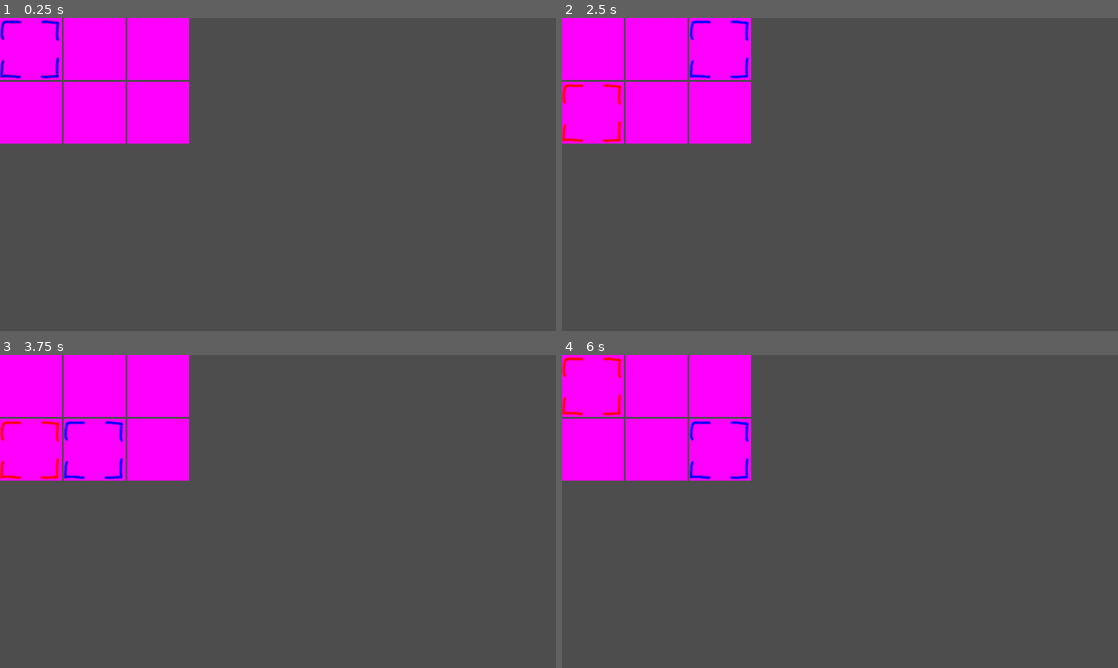
Above: before the commit, frames 1-4 (two rows, left to right).
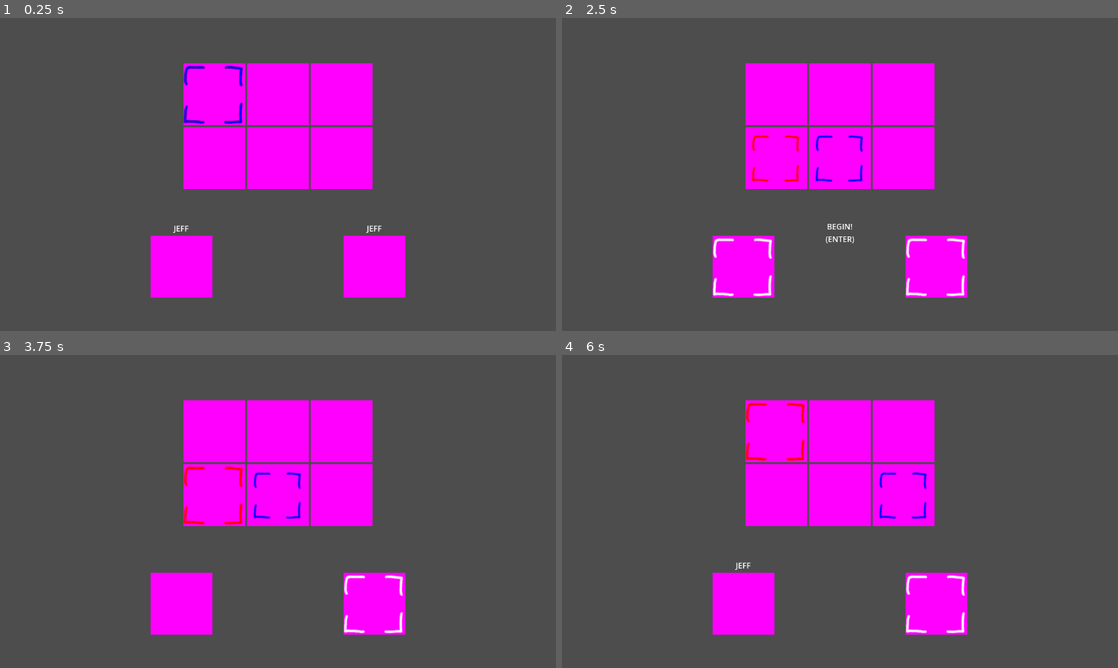
Above: after the commit, the same moments.

Repository: DominickRobinson/CEO-Space-Smackdown
Game: Godot game, scene res://Scenes/Menu/character_select_screen.tscn
Same seed, same stepped clock (60 frames per second), same inputs: the game is played once before the commit and once after it. This scene is started directly instead of the project's main scene.
Inputs:
- Up to frame 1 (0.25 s): no input
- Up to frame 2 (2.5 s): tap Enter (start, bound only after the commit) at 0.5, 2 s; hold Right (move_right) 0.53-1.28 s; hold Page Up (attack1) 0.53-1.28 s; tap Space (jump) at 0.77, 1.07, 1.52, 1.82 s; tap Page Down (attack2) at 0.8, 1.35 s; hold S (ui_down_alt, bound only before the commit) 1.28-2.03 s; tap Down (taunt) at 1.55 s; hold Right (move_right) from 2.03 s (still down); hold Down (taunt) from 2.03 s (still down); tap Q (attack1_alt, bound only after the commit) at 2.3 s
- Up to frame 3 (3.75 s): tap Enter (start, bound only after the commit) at 2.75, 3.5 s; release Right (move_right) at 2.78 s; release Down (taunt) at 2.78 s; hold Up (ui_up) 2.78-3.53 s; tap Q (attack1_alt, bound only after the commit) at 2.85 s; tap Space (jump) at 3.02, 3.32 s; tap E (attack2_alt, bound only after the commit) at 3.05 s; hold Left (move_left) from 3.53 s (still down); hold E (attack2_alt, bound only after the commit) from 3.53 s (still down)
- Up to frame 4 (6 s): tap Space (jump) at 3.77, 4.07, 4.52, 4.55, 4.82 s; tap Enter (start, bound only after the commit) at 3.8, 4.25, 4.35, 5 s; release E (attack2_alt, bound only after the commit) at 4.28 s; release Left (move_left) at 5.03 s; hold S (ui_down_alt, bound only before the commit) 5.03-5.78 s; hold Space (jump) 5.03-5.78 s; tap Page Up (attack1) at 5.3, 5.85 s; hold Right (move_right) from 5.78 s (still down)

The runs differ from the first frame. In frame 1, 31% of the frame differs, in the area x 0-73%, y 0-90%; in frame 2, 31%; in frame 3, 31%; in frame 4, 31%.

Commit message:
can select characters now

Diff:
--- a/Scenes/Menu/CharacterSelectIcon.gd
+++ b/Scenes/Menu/CharacterSelectIcon.gd
@@ -1,4 +1,6 @@
 class_name CharacterSelectIcon
 extends TextureRect
 
-# hold char name here
+# Pass these to level
+@export var character_scene : PackedScene
+@export var character_name : String
--- a/Scenes/Menu/CharacterSelectPointer.gd
+++ b/Scenes/Menu/CharacterSelectPointer.gd
@@ -1,11 +1,19 @@
 class_name CharacterSelectPointer
-extends Node2D
+extends Control
 
 var target : CharacterSelectIcon:
 	set(val):
-		position = val.position
+		$TextureRect.global_position = val.global_position
 		target = val
 	get:
 		return target
 
 var index := 0
+var selected := false
+
+func toggle_selected() -> void:
+	selected = not selected
+	if selected:
+		$TextureRect.scale = Vector2(0.8,0.8)
+	else:
+		$TextureRect.scale = Vector2(1,1)
--- a/Scenes/Menu/CharacterSelectScreen.gd
+++ b/Scenes/Menu/CharacterSelectScreen.gd
@@ -1,15 +1,24 @@
 class_name CharacterSelect
-extends Node2D
+extends Control
 
 @export var pointer_scene : PackedScene
 
+# these are the two boxy select pointer things
 var player_pointers = []
+# and this is bools of whether they've "locked in" a choice
+var player_pointers_selected = []
 
-@onready var grid_container := $GridContainer as GridContainer
+@onready var icon_grid := $IconGrid as GridContainer
 var grid_width : int
 var grid_height : int
 var grid_last_row_count : int
 
+@onready var player_1: VBoxContainer = $BottomBar/Player1
+@onready var player_2: VBoxContainer = $BottomBar/Player2
+
+var player_select_displays = []
+@onready var fight_button: Control = $FightButton
+var all_ready = false
 
 enum Direction {
 	Left,
@@ -20,69 +29,125 @@
 
 func _ready() -> void:
 	# init grid vars
-	var num_chars := grid_container.get_child_count()
-	grid_width = grid_container.columns
+	var num_chars := icon_grid.get_child_count()
+	grid_width = icon_grid.columns
 	grid_height = ceili(num_chars as float / grid_width as float)
 	var count_mod_width := num_chars % grid_width
 	grid_last_row_count = grid_width if count_mod_width == 0 else count_mod_width
 
+	player_select_displays.append(player_1)
+	player_select_displays.append(player_2)
+
 	# Add initial player pointer (could remove later)
-	create_select_pointer(Color.RED)
-	create_select_pointer(Color.BLUE)
+	create_select_pointer(Color.RED, 0)
+	create_select_pointer(Color.BLUE, 1)
 
 
 func _input(event: InputEvent) -> void:
-	if event.is_action_pressed("ui_left"):
+	if event.is_action_pressed("move_left"):
 		# figure out which player this is
 		var player_index := 1
+		if player_pointers_selected[1]:
+			return
 		var new_target := get_new_target_index(player_pointers[player_index].index, Direction.Left)
 		player_pointers[player_index].index = new_target
-		player_pointers[player_index].target = grid_container.get_child(new_target)
-	if event.is_action_pressed("ui_right"):
+		player_pointers[player_index].target = icon_grid.get_child(new_target)
+		player_select_displays[player_index].set_character(icon_grid.get_child(new_target))
+	if event.is_action_pressed("move_right"):
 		var player_index := 1
+		if player_pointers_selected[1]:
+			return
 		var new_target := get_new_target_index(player_pointers[player_index].index, Direction.Right)
 		player_pointers[player_index].index = new_target
-		player_pointers[player_index].target = grid_container.get_child(new_target)
-	if event.is_action_pressed("ui_up"):
+		player_pointers[player_index].target = icon_grid.get_child(new_target)
+		player_select_displays[player_index].set_character(icon_grid.get_child(new_target))
+	if event.is_action_pressed("jump"):
 		var player_index := 1
+		if player_pointers_selected[1]:
+			return
 		var new_target := get_new_target_index(player_pointers[player_index].index, Direction.Up)
 		player_pointers[player_index].index = new_target
-		player_pointers[player_index].target = grid_container.get_child(new_target)
-	if event.is_action_pressed("ui_down"):
+		player_pointers[player_index].target = icon_grid.get_child(new_target)
+		player_select_displays[player_index].set_character(icon_grid.get_child(new_target))
+	if event.is_action_pressed("taunt"):
 		var player_index := 1
+		if player_pointers_selected[1]:
+			return
 		var new_target := get_new_target_index(player_pointers[player_index].index, Direction.Down)
 		player_pointers[player_index].index = new_target
-		player_pointers[player_index].target = grid_container.get_child(new_target)
+		player_pointers[player_index].target = icon_grid.get_child(new_target)
+		player_select_displays[player_index].set_character(icon_grid.get_child(new_target))
+	if event.is_action_pressed("attack1") or event.is_action_pressed("attack2"):
+		var player_index := 1
+		player_pointers[player_index].toggle_selected()
+		player_pointers_selected[player_index] = not player_pointers_selected[player_index]
+		player_select_displays[player_index].select_character(player_pointers_selected[player_index])
+		update_selection_status()
 
-	if event.is_action_pressed("ui_left_alt"):
+	if event.is_action_pressed("move_left_alt"):
 		var player_index = 0
+		if player_pointers_selected[0]:
+			return
 		var new_target := get_new_target_index(player_pointers[player_index].index, Direction.Left)
 		player_pointers[player_index].index = new_target
-		player_pointers[player_index].target = grid_container.get_child(new_target)
-	if event.is_action_pressed("ui_right_alt"):
+		player_pointers[player_index].target = icon_grid.get_child(new_target)
+		player_select_displays[player_index].set_character(icon_grid.get_child(new_target))
+	if event.is_action_pressed("move_right_alt"):
 		var player_index = 0
+		if player_pointers_selected[0]:
+			return
 		var new_target := get_new_target_index(player_pointers[player_index].index, Direction.Right)
 		player_pointers[player_index].index = new_target
-		player_pointers[player_index].target = grid_container.get_child(new_target)
-	if event.is_action_pressed("ui_up_alt"):
+		player_pointers[player_index].target = icon_grid.get_child(new_target)
+		player_select_displays[player_index].set_character(icon_grid.get_child(new_target))
+	if event.is_action_pressed("jump_alt"):
 		var player_index = 0
+		if player_pointers_selected[0]:
+			return
 		var new_target := get_new_target_index(player_pointers[player_index].index, Direction.Up)
 		player_pointers[player_index].index = new_target
-		player_pointers[player_index].target = grid_container.get_child(new_target)
-	if event.is_action_pressed("ui_down_alt"):
+		player_pointers[player_index].target = icon_grid.get_child(new_target)
+		player_select_displays[player_index].set_character(icon_grid.get_child(new_target))
+	if event.is_action_pressed("taunt_alt"):
 		var player_index = 0
+		if player_pointers_selected[0]:
+			return
 		var new_target := get_new_target_index(player_pointers[player_index].index, Direction.Down)
 		player_pointers[player_index].index = new_target
-		player_pointers[player_index].target = grid_container.get_child(new_target)
+		player_pointers[player_index].target = icon_grid.get_child(new_target)
+		player_select_displays[player_index].set_character(icon_grid.get_child(new_target))
+	if event.is_action_pressed("attack1_alt") or event.is_action_pressed("attack2_alt"):
+		var player_index := 0
+		player_pointers[player_index].toggle_selected()
+		player_pointers_selected[player_index] = not player_pointers_selected[player_index]
+		player_select_displays[player_index].select_character(player_pointers_selected[player_index])
+		update_selection_status()
+
+	# PRESS ENTER HERE
+	if event.is_action_pressed("start") and all_ready:
+		print("StART LEVEL NOW")
 
 
 # Create a new pointer node, for when a player joins.
-func create_select_pointer(color: Color = Color.WHITE) -> void:
+func create_select_pointer(color: Color = Color.WHITE, ind: int = -1) -> void:
 	var pointer_instance := pointer_scene.instantiate() as CharacterSelectPointer
 	player_pointers.append(pointer_instance)
 	pointer_instance.modulate = color
-	pointer_instance.target = grid_container.get_child(0) as CharacterSelectIcon
 	add_child(pointer_instance)
+	pointer_instance.target = icon_grid.get_child(0) as CharacterSelectIcon
+	player_pointers_selected.append(false)
+	player_select_displays[ind].set_character(icon_grid.get_child(0))
+
+func update_selection_status() -> void:
+	for state in player_pointers_selected:
+		if not state:
+			# not ready
+			fight_button.visible = false
+			all_ready = false
+			return
+	# all selected
+	fight_button.visible = true
+	all_ready = true
 
 func get_new_target_index(current: int, direction: Direction) -> int:
 	var row : int = current / grid_width
--- /dev/null
+++ b/Scenes/Menu/PlayerSelectDisplay.gd
@@ -0,0 +1,10 @@
+class_name PlayerSelectDisplay
+extends VBoxContainer
+
+func set_character(current: CharacterSelectIcon) -> void:
+	$Label.text = current.character_name
+	$Image.texture = current.texture
+
+
+func select_character(state: bool) -> void:
+	$Image/ReadyOutline.visible = state
--- a/Scenes/Menu/character_select_pointer.tscn
+++ b/Scenes/Menu/character_select_pointer.tscn
@@ -3,9 +3,31 @@
 [ext_resource type="Script" path="res://Scenes/Menu/CharacterSelectPointer.gd" id="1_yljut"]
 [ext_resource type="Texture2D" uid="uid://cxphfy5av3stj" path="res://Assets/Art/select.png" id="2_1slm2"]
 
-[node name="character_select_pointer" type="Node2D"]
+[node name="character_select_pointer" type="Control"]
+layout_mode = 3
+anchors_preset = 8
+anchor_left = 0.5
+anchor_top = 0.5
+anchor_right = 0.5
+anchor_bottom = 0.5
+grow_horizontal = 2
+grow_vertical = 2
+size_flags_horizontal = 4
+size_flags_vertical = 4
 script = ExtResource("1_yljut")
 
-[node name="Sprite2D" type="Sprite2D" parent="."]
+[node name="TextureRect" type="TextureRect" parent="."]
+layout_mode = 1
+anchors_preset = 8
+anchor_left = 0.5
+anchor_top = 0.5
+anchor_right = 0.5
+anchor_bottom = 0.5
+offset_left = -64.0
+offset_top = -64.0
+offset_right = 64.0
+offset_bottom = 64.0
+grow_horizontal = 2
+grow_vertical = 2
+pivot_offset = Vector2(64, 64)
 texture = ExtResource("2_1slm2")
-centered = false
--- a/Scenes/Menu/character_select_screen.tscn
+++ b/Scenes/Menu/character_select_screen.tscn
@@ -1,21 +1,53 @@
-[gd_scene load_steps=5 format=3 uid="uid://bkxrrngqph02m"]
+[gd_scene load_steps=6 format=3 uid="uid://bkxrrngqph02m"]
 
 [ext_resource type="Script" path="res://Scenes/Menu/CharacterSelectScreen.gd" id="1_gle5c"]
 [ext_resource type="Script" path="res://Scenes/Menu/CharacterSelectIcon.gd" id="2_6fr1w"]
 [ext_resource type="PackedScene" uid="uid://dr4m3hb2374mt" path="res://Scenes/Menu/character_select_pointer.tscn" id="2_52sur"]
+[ext_resource type="PackedScene" uid="uid://c3n4yuiwpc73k" path="res://Scenes/Menu/player_select_display.tscn" id="4_u4l1u"]
 
 [sub_resource type="PlaceholderTexture2D" id="PlaceholderTexture2D_d2vdp"]
 
-[node name="character_select_screen" type="Node2D"]
+[node name="character_select_screen" type="Control"]
+layout_mode = 3
+anchors_preset = 8
+anchor_left = 0.5
+anchor_top = 0.5
+anchor_right = 0.5
+anchor_bottom = 0.5
+offset_top = -100.155
+offset_bottom = -100.155
+grow_horizontal = 2
+grow_vertical = 2
+size_flags_horizontal = 4
+size_flags_vertical = 4
 script = ExtResource("1_gle5c")
 pointer_scene = ExtResource("2_52sur")
 
-[node name="GridContainer" type="GridContainer" parent="."]
-offset_right = 204.0
-offset_bottom = 204.0
+[node name="IconGrid" type="GridContainer" parent="."]
+layout_mode = 1
+anchors_preset = 8
+anchor_left = 0.5
+anchor_top = 0.5
+anchor_right = 0.5
+anchor_bottom = 0.5
+offset_left = -196.0
+offset_top = -130.0
+offset_right = 196.0
+offset_bottom = 130.0
+grow_horizontal = 2
+grow_vertical = 2
 columns = 3
 
-[node name="TextureRect" type="TextureRect" parent="GridContainer"]
+[node name="TextureRect" type="TextureRect" parent="IconGrid"]
+custom_minimum_size = Vector2(128, 128)
+layout_mode = 2
+size_flags_horizontal = 4
+size_flags_vertical = 4
+texture = SubResource("PlaceholderTexture2D_d2vdp")
+script = ExtResource("2_6fr1w")
+character_name = "JEFF"
+
+[node name="TextureRect2" type="TextureRect" parent="IconGrid"]
 custom_minimum_size = Vector2(128, 128)
 layout_mode = 2
 size_flags_horizontal = 4
@@ -23,7 +55,7 @@
 texture = SubResource("PlaceholderTexture2D_d2vdp")
 script = ExtResource("2_6fr1w")
 
-[node name="TextureRect2" type="TextureRect" parent="GridContainer"]
+[node name="TextureRect3" type="TextureRect" parent="IconGrid"]
 custom_minimum_size = Vector2(128, 128)
 layout_mode = 2
 size_flags_horizontal = 4
@@ -31,7 +63,7 @@
 texture = SubResource("PlaceholderTexture2D_d2vdp")
 script = ExtResource("2_6fr1w")
 
-[node name="TextureRect3" type="TextureRect" parent="GridContainer"]
+[node name="TextureRect4" type="TextureRect" parent="IconGrid"]
 custom_minimum_size = Vector2(128, 128)
 layout_mode = 2
 size_flags_horizontal = 4
@@ -39,7 +71,7 @@
 texture = SubResource("PlaceholderTexture2D_d2vdp")
 script = ExtResource("2_6fr1w")
 
-[node name="TextureRect4" type="TextureRect" parent="GridContainer"]
+[node name="TextureRect5" type="TextureRect" parent="IconGrid"]
 custom_minimum_size = Vector2(128, 128)
 layout_mode = 2
 size_flags_horizontal = 4
@@ -47,7 +79,7 @@
 texture = SubResource("PlaceholderTexture2D_d2vdp")
 script = ExtResource("2_6fr1w")
 
-[node name="TextureRect5" type="TextureRect" parent="GridContainer"]
+[node name="TextureRect6" type="TextureRect" parent="IconGrid"]
 custom_minimum_size = Vector2(128, 128)
 layout_mode = 2
 size_flags_horizontal = 4
@@ -55,10 +87,49 @@
 texture = SubResource("PlaceholderTexture2D_d2vdp")
 script = ExtResource("2_6fr1w")
 
-[node name="TextureRect6" type="TextureRect" parent="GridContainer"]
-custom_minimum_size = Vector2(128, 128)
+[node name="BottomBar" type="HBoxContainer" parent="."]
+layout_mode = 1
+anchors_preset = 5
+anchor_left = 0.5
+anchor_right = 0.5
+offset_left = -100.0
+offset_top = 200.0
+offset_right = 100.0
+offset_bottom = 400.0
+grow_horizontal = 2
+theme_override_constants/separation = 200
+
+[node name="Player1" parent="BottomBar" instance=ExtResource("4_u4l1u")]
 layout_mode = 2
-size_flags_horizontal = 4
-size_flags_vertical = 4
-texture = SubResource("PlaceholderTexture2D_d2vdp")
-script = ExtResource("2_6fr1w")
+
+[node name="Player2" parent="BottomBar" instance=ExtResource("4_u4l1u")]
+layout_mode = 2
+
+[node name="FightButton" type="Control" parent="."]
+visible = false
+layout_mode = 1
+anchors_preset = 5
+anchor_left = 0.5
+anchor_right = 0.5
+offset_left = -20.0
+offset_top = 200.0
+offset_right = 20.0
+offset_bottom = 240.0
+grow_horizontal = 2
+
+[node name="Label" type="Label" parent="FightButton"]
+layout_mode = 1
+anchors_preset = 8
+anchor_left = 0.5
+anchor_top = 0.5
+anchor_right = 0.5
+anchor_bottom = 0.5
+offset_left = -20.0
+offset_top = -11.5
+offset_right = 20.0
+offset_bottom = 11.5
+grow_horizontal = 2
+grow_vertical = 2
+text = "BEGIN!
+(ENTER)"
+horizontal_alignment = 1
--- /dev/null
+++ b/Scenes/Menu/player_select_display.tscn
@@ -0,0 +1,40 @@
+[gd_scene load_steps=4 format=3 uid="uid://c3n4yuiwpc73k"]
+
+[ext_resource type="Script" path="res://Scenes/Menu/PlayerSelectDisplay.gd" id="1_w14l1"]
+[ext_resource type="Texture2D" uid="uid://cxphfy5av3stj" path="res://Assets/Art/select.png" id="2_jyxlh"]
+
+[sub_resource type="PlaceholderTexture2D" id="PlaceholderTexture2D_84icf"]
+
+[node name="PlayerDisplay" type="VBoxContainer"]
+custom_minimum_size = Vector2(200, 200)
+size_flags_horizontal = 4
+size_flags_vertical = 4
+script = ExtResource("1_w14l1")
+
+[node name="Label" type="Label" parent="."]
+layout_mode = 2
+horizontal_alignment = 1
+
+[node name="Image" type="TextureRect" parent="."]
+custom_minimum_size = Vector2(128, 128)
+layout_mode = 2
+size_flags_horizontal = 4
+size_flags_vertical = 4
+texture = SubResource("PlaceholderTexture2D_84icf")
+
+[node name="ReadyOutline" type="TextureRect" parent="Image"]
+visible = false
+layout_mode = 1
+anchors_preset = 8
+anchor_left = 0.5
+anchor_top = 0.5
+anchor_right = 0.5
+anchor_bottom = 0.5
+offset_left = -64.0
+offset_top = -64.0
+offset_right = 64.0
+offset_bottom = 64.0
+grow_horizontal = 2
+grow_vertical = 2
+pivot_offset = Vector2(64, 64)
+texture = ExtResource("2_jyxlh")
--- a/project.godot
+++ b/project.godot
@@ -42,22 +42,22 @@
 "events": [Object(InputEventKey,"resource_local_to_scene":false,"resource_name":"","device":-1,"window_id":0,"alt_press …(182 unchanged characters)…
 ]
 }
-ui_left_alt={
+move_left_alt={
 "deadzone": 0.5,
 "events": [Object(InputEventKey,"resource_local_to_scene":false,"resource_name":"","device":-1,"window_id":0,"alt_pressed":false,"shift_pressed":false,"ctrl_pressed":false,"meta_pressed":false,"pressed":false,"keycode":0,"physical_keycode":65,"key_label":0,"unicode":97,"echo":false,"script":null)
 ]
 }
-ui_right_alt={
+move_right_alt={
 "deadzone": 0.5,
 "events": [Object(InputEventKey,"resource_local_to_scene":false,"resource_name":"","device":-1,"window_id":0,"alt_pressed":false,"shift_pressed":false,"ctrl_pressed":false,"meta_pressed":false,"pressed":false,"keycode":0,"physical_keycode":68,"key_label":0,"unicode":100,"echo":false,"script":null)
 ]
 }
-ui_up_alt={
+jump_alt={
 "deadzone": 0.5,
 "events": [Object(InputEventKey,"resource_local_to_scene":false,"resource_name":"","device":-1,"window_id":0,"alt_pressed":false,"shift_pressed":false,"ctrl_pressed":false,"meta_pressed":false,"pressed":false,"keycode":0,"physical_keycode":87,"key_label":0,"unicode":119,"echo":false,"script":null)
 ]
 }
-ui_down_alt={
+taunt_alt={
 "deadzone": 0.5,
 "events": [Object(InputEventKey,"resource_local_to_scene":false,"resource_name":"","device":-1,"window_id":0,"alt_pressed":false,"shift_pressed":false,"ctrl_pressed":false,"meta_pressed":false,"pressed":false,"keycode":0,"physical_keycode":83,"key_label":0,"unicode":115,"echo":false,"script":null)
 ]
@@ -77,6 +77,21 @@
 "events": [Object(InputEventKey,"resource_local_to_scene":false,"resource_name":"","device":-1,"window_id":0,"alt_press …(182 unchanged characters)…
 ]
 }
+attack1_alt={
+"deadzone": 0.5,
+"events": [Object(InputEventKey,"resource_local_to_scene":false,"resource_name":"","device":-1,"window_id":0,"alt_pressed":false,"shift_pressed":false,"ctrl_pressed":false,"meta_pressed":false,"pressed":false,"keycode":0,"physical_keycode":81,"key_label":0,"unicode":113,"echo":false,"script":null)
+]
+}
+attack2_alt={
+"deadzone": 0.5,
+"events": [Object(InputEventKey,"resource_local_to_scene":false,"resource_name":"","device":-1,"window_id":0,"alt_pressed":false,"shift_pressed":false,"ctrl_pressed":false,"meta_pressed":false,"pressed":false,"keycode":0,"physical_keycode":69,"key_label":0,"unicode":101,"echo":false,"script":null)
+]
+}
+start={
+"deadzone": 0.5,
+"events": [Object(InputEventKey,"resource_local_to_scene":false,"resource_name":"","device":-1,"window_id":0,"alt_pressed":false,"shift_pressed":false,"ctrl_pressed":false,"meta_pressed":false,"pressed":false,"keycode":0,"physical_keycode":4194309,"key_label":0,"unicode":0,"echo":false,"script":null)
+]
+}
 
 [rendering]
 
